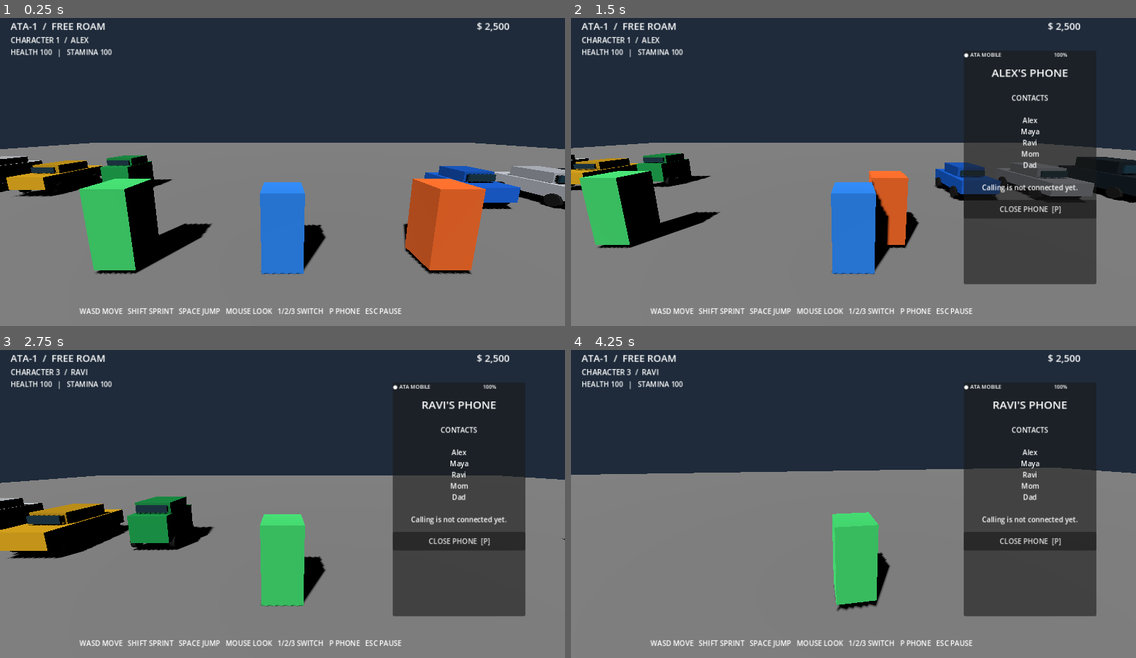
Above: before the commit, frames 1-4 (two rows, left to right).
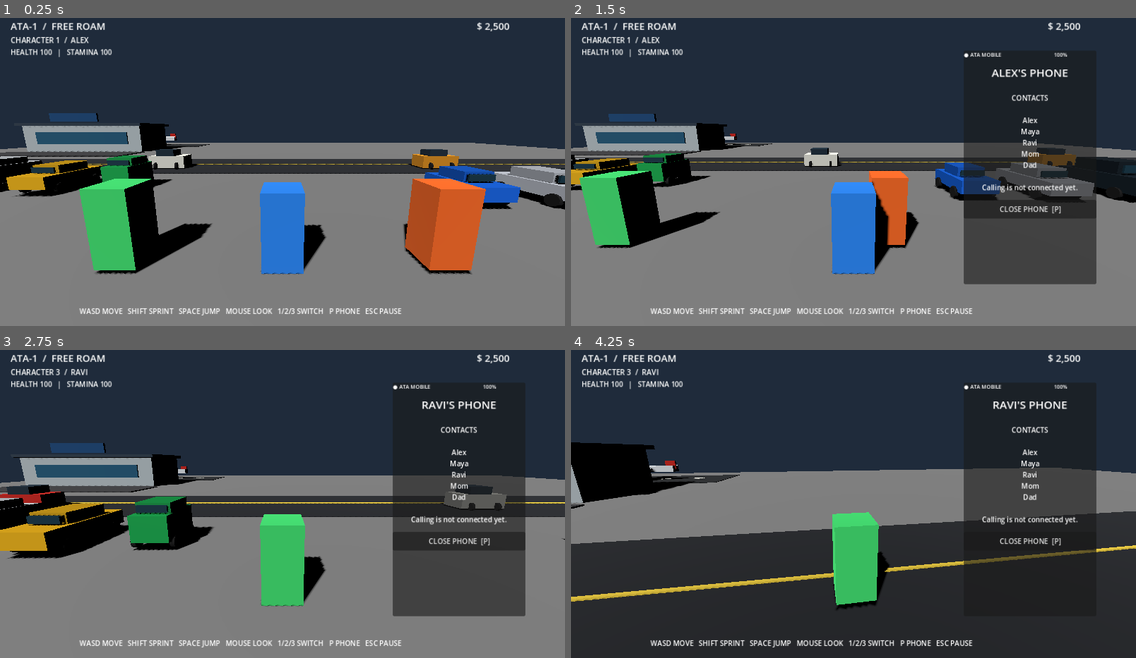
Above: after the commit, the same moments.

Repository: anirudhadebbarma031214-commits/ATA-1
Game: Godot game, scene res://scenes/main.tscn
The game is run twice, just before and just after one commit, with the same random seed, the same clock (stepped at 60 frames per second) and the same inputs.
Inputs (mouse positions are in pixels of both pictures, inside the frame that each line leads up to):
- Up to frame 1 (0.25 s): no input
- Up to frame 2 (1.5 s): tap Enter at 0.5 s; move the mouse to (977, 150) at 0.52 s; hold D 0.53-1.28 s; tap P at 0.6 s; click (977, 150) at 0.67 s; tap Space at 0.77 s; move the mouse to (740, 184) at 1.27 s; hold S from 1.28 s (still down); tap 1 at 1.35 s
- Up to frame 3 (2.75 s): tap Space at 1.52 s; move the mouse to (293, 494) at 2.02 s; release S at 2.03 s; hold W from 2.03 s (still down); tap 3 at 2.1 s
- Up to frame 4 (4.25 s): keep holding W; move the mouse to (847, 504) at 2.77 s; tap 0 at 2.85 s; tap Space at 3.02, 3.77 s; move the mouse to (893, 504) at 3.52 s; hold Shift from 3.53 s (still down)

The runs differ from the first frame. In frame 1, 6.4% of the frame differs, in the area x 0-100%, y 30-51%; in frame 2, 5.5%; in frame 3, 8.8%; in frame 4, 42%, in the area x 0-100%, y 29-100%.

Commit message:
Connect traffic system and transport hubs to main scene

Diff:
--- a/scenes/main.tscn
+++ b/scenes/main.tscn
@@ -1,8 +1,10 @@
-[gd_scene load_steps=8 format=3]
+[gd_scene load_steps=10 format=3]
 
 [ext_resource type="Script" path="res://scripts/player.gd" id="1_player"]
 [ext_resource type="Script" path="res://scripts/hud.gd" id="2_hud"]
 [ext_resource type="Script" path="res://scripts/indian_vehicles.gd" id="3_vehicles"]
+[ext_resource type="Script" path="res://scripts/traffic_system.gd" id="4_traffic"]
+[ext_resource type="Script" path="res://scripts/transport_hubs.gd" id="5_hubs"]
 
 [sub_resource type="PlaneMesh" id="PlaneMesh_ground"]
 size = Vector2(100, 100)
@@ -95,6 +97,12 @@
 [node name="IndianVehicles" type="Node3D" parent="."]
 script = ExtResource("3_vehicles")
 
+[node name="TrafficSystem" type="Node3D" parent="."]
+script = ExtResource("4_traffic")
+
+[node name="TransportHubs" type="Node3D" parent="."]
+script = ExtResource("5_hubs")
+
 [node name="HUD" type="CanvasLayer" parent="."]
 script = ExtResource("2_hud")
 
